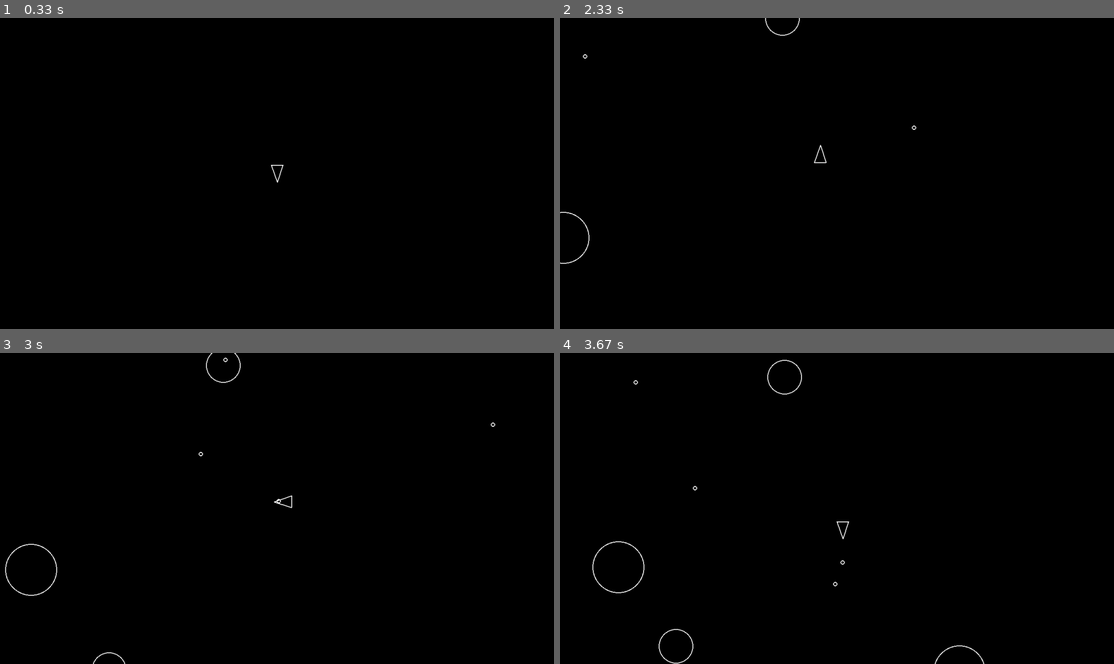
Above: before the commit, frames 1-4 (two rows, left to right).
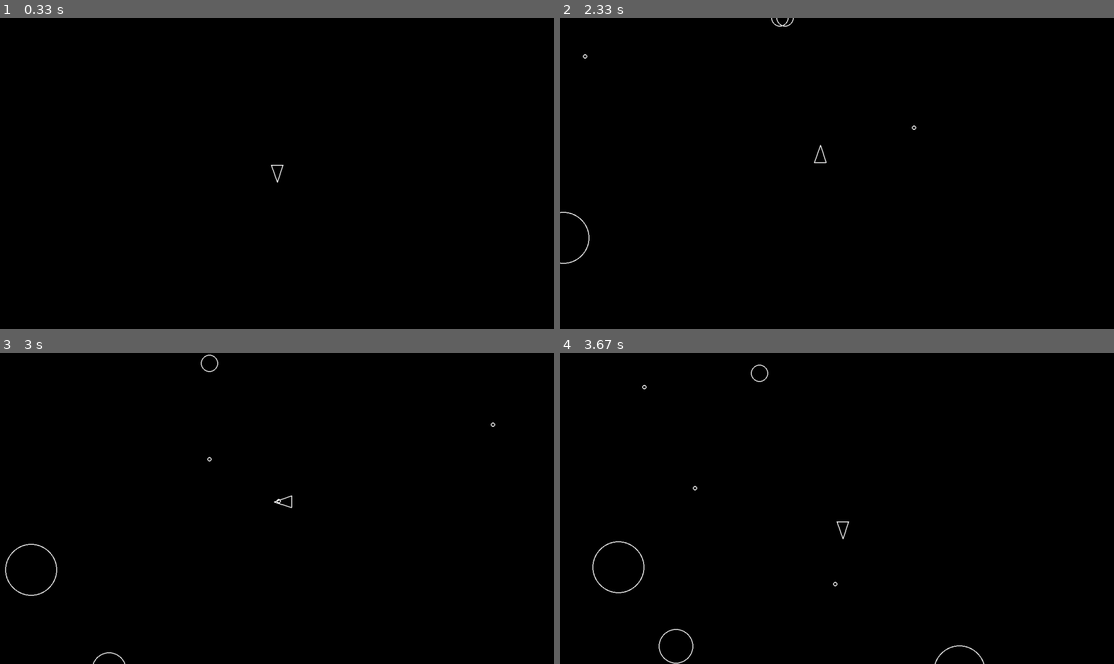
Above: after the commit, the same moments.

Repository: SquirrelRex/pygame
Game: pygame game, started from main.py
The game is run twice, just before and just after one commit, with the same random seed, the same clock (stepped at 60 frames per second) and the same inputs.
Inputs:
- Up to frame 1 (0.33 s): no input
- Up to frame 2 (2.33 s): tap Space at 0.33, 0.73, 1.03, 1.23, 1.57, 1.87, 2.07 s; hold D 0.67-1.13 s; hold W 1.17-1.47 s; hold D 1.5-1.97 s; hold A from 2 s (still down)
- Up to frame 3 (3 s): tap Space at 2.37, 2.63, 2.97 s; release A at 2.53 s; hold S 2.57-2.87 s; hold A from 2.9 s (still down)
- Up to frame 4 (3.67 s): tap Space at 3.27, 3.4 s; release A at 3.3 s; hold W from 3.33 s (still down)

Frame 1 is identical in both runs. In frame 2, less than 0.1% of the frame differs, in the area x 37-44%, y 0-6%; in frame 3, 0.1%; in frame 4, 0.1%, in the area x 13-52%, y 2-69%.

Commit message:
asteroids split, thats all folks

Diff:
--- a/asteroid.py
+++ b/asteroid.py
@@ -1,5 +1,8 @@
 import pygame
+import random
 from circleshape import CircleShape
+from constants import ASTEROID_MIN_RADIUS
+
 
 class Asteroid (CircleShape):
     def __init__(self, x, y, radius):
@@ -11,3 +14,17 @@
     def update(self, dt):
         #forward = pygame.Vector2(0, 1).rotate(self.rotation)
         self.position += self.velocity * dt
+
+    def split(self,):
+        self.kill()
+        if self.radius <= ASTEROID_MIN_RADIUS:
+            return
+        slew = random.uniform(20, 50)
+        vol1 = self.velocity.rotate(slew)*1.2
+        vol2 = self.velocity.rotate(-slew)*1.2
+        new_rad = self.radius - ASTEROID_MIN_RADIUS
+        a1 =Asteroid(self.position.x, self.position.y, new_rad)
+        a1.velocity = vol1
+        a2 =Asteroid(self.position.x, self.position.y, new_rad)
+        a2.velocity = vol2
+        return a1, a2
--- a/main.py
+++ b/main.py
@@ -32,13 +32,14 @@
             if player.collision(asteroid):
                 print("Game over!")
                 sys.exit()
+            for shot in shots:
+                if shot.collision(asteroid):
+                    asteroid.split()
+                    shot.kill()
         for event in pygame.event.get():
             if event.type == pygame.QUIT:
                 print(f"Mission complete! You survived {tt:.2f} seconds")
                 return
-            #elif event.type == pygame.KEYDOWN and event.key == pygame.K_SPACE:
-                #new_shot = player.shoot(shots)
-
         screen.fill("black")
         for obj in drawable:
             obj.draw(screen)
--- a/player.py
+++ b/player.py
@@ -54,7 +54,8 @@
         self.position += forward * PLAYER_SPEED * dt
 
     def shoot(self):
-        if self.timer <= 0:
-            self.timer += PLAYER_SHOOT_COOLDOWN
-            shot = Shot(self.position.x, self.position.y)
-            shot.velocity = pygame.Vector2(0, 1).rotate(self.rotation) * PLAYER_SHOT_SPEED
+        if self.timer > 0:
+            return
+        self.timer = PLAYER_SHOOT_COOLDOWN
+        shot = Shot(self.position.x, self.position.y)
+        shot.velocity = pygame.Vector2(0, 1).rotate(self.rotation) * PLAYER_SHOT_SPEED
